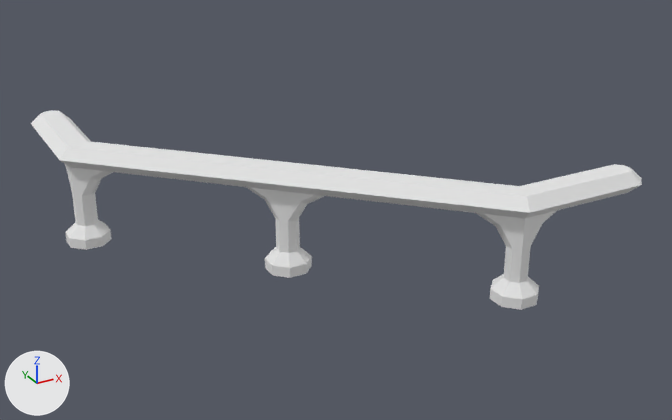
One commit to the OBJ model The_Dune_Project/Assets/Models/env/Modular Temple/Balcony_Railing_Tower.obj: the scene before it, then after it.
One viewpoint serves both versions: a camera (50 mm lens) standing at (-2.43, -4.25, 1.98) and looking at (-0.42, -0.59, 0.15). Every picture has the same lights, and +X, +Y and +Z are marked at lower left. Where no turn or scale is listed for an object, it has been applied to the vertices.
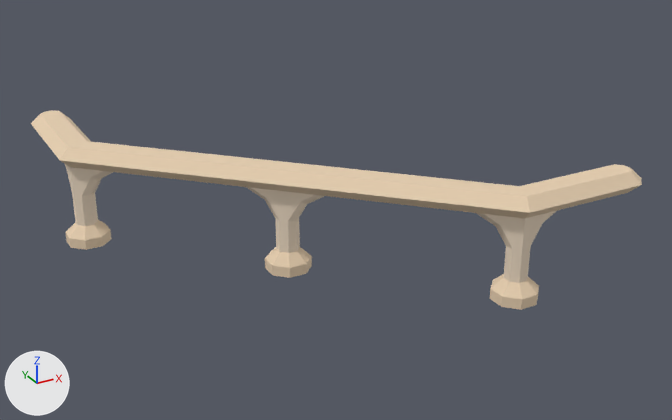
Changed parts and their boxes [x1, y1, x2, y2] in the pictures (672 x 420 px):
'object1', recoloured (white to beige): [31, 110, 642, 310] in both

What the commit changed:
Material 'Sandstone_5' (mat_sandstone_5) changes colour from white #e7e7e7 to beige #e7cfb1; in linear values from (0.8, 0.8, 0.8) to (0.8, 0.627, 0.439).
Material 'Sandstone_4' (mat_sandstone_4) changes colour from white #e7e7e7 to beige #ecdac3; in linear values from (0.8, 0.8, 0.8) to (0.835, 0.698, 0.545).
